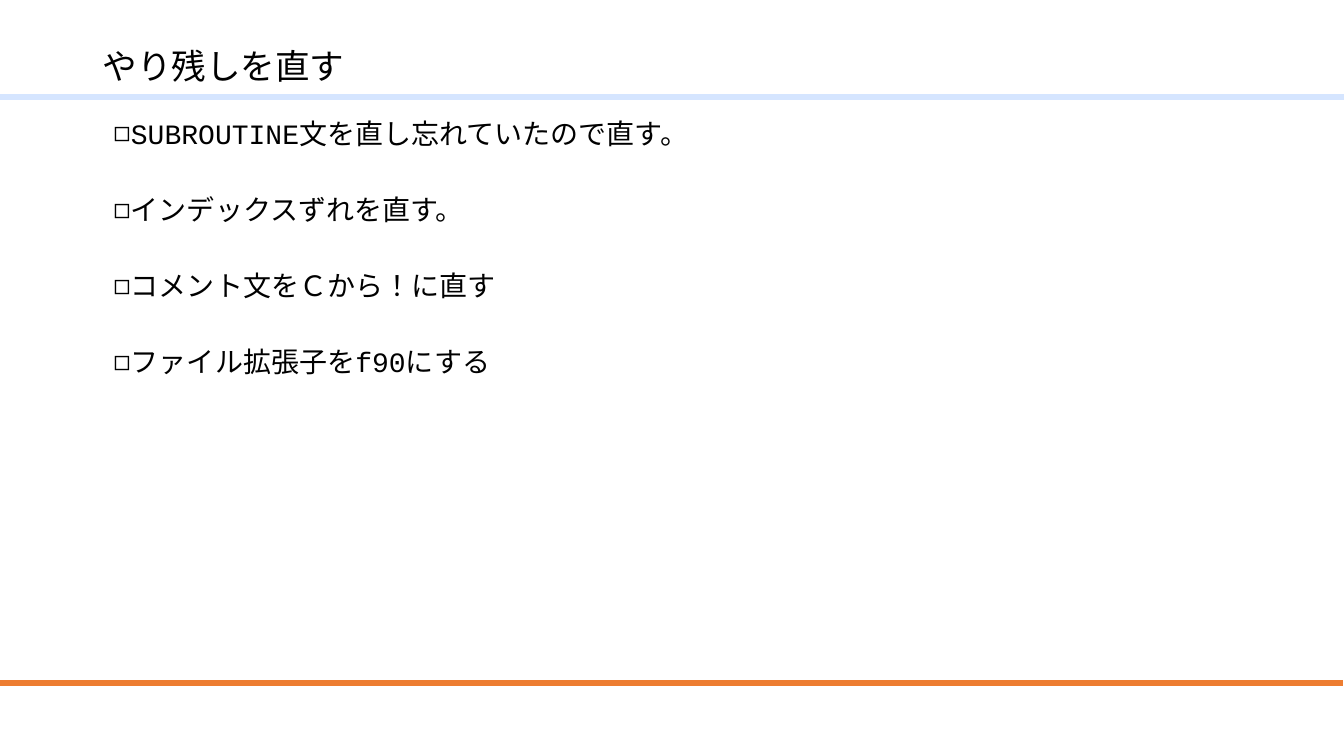
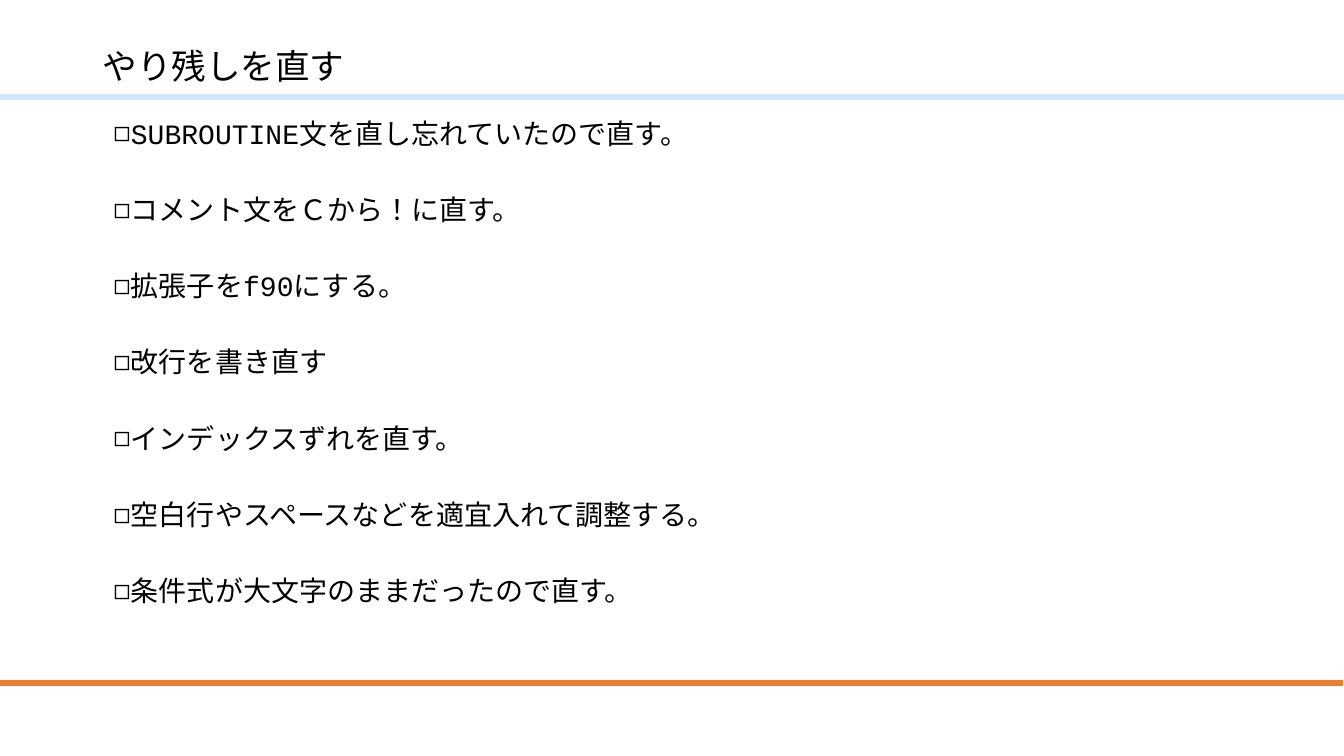
Before and after one commit to mmer547/ModernFortranLocalUserGroup, a slide deck: slide 41 of ModernFortran.f10/20210724_リファクタリング.pptx. Drawn at 1344x756 pixels with LibreOffice and Linux fonts; fonts in the diff are those of the drawing; background and template pictures are left out. Boxes give left, top, right and bottom in pixels: in the first picture for what was removed or moved away, otherwise in the second. Text is boxed around its words. In the diff, an @@ line names an element or a change of style, - is before the commit and + after.

```diff
--- a/ModernFortran.f10/20210724_リファクタリング.pptx
+++ b/ModernFortran.f10/20210724_リファクタリング.pptx
@@ text at <box>131,196,521,375</box>: paragraphs added @@
+◻ コメント文をＣから！に直す。
+◻ 拡張子をf90にする。
+◻ 改行を書き直す
@@ text at <box>131,501,716,604</box>: text changed @@
-◻ コメント文をＣから！に直す
-◻ ファイル拡張子をf90にする
+◻ 空白行やスペースなどを適宜入れて調整する。
+◻ 条件式が大文字のままだったので直す。
```
Also in this commit, not shown: 2 other slides changed, 1 other file.
